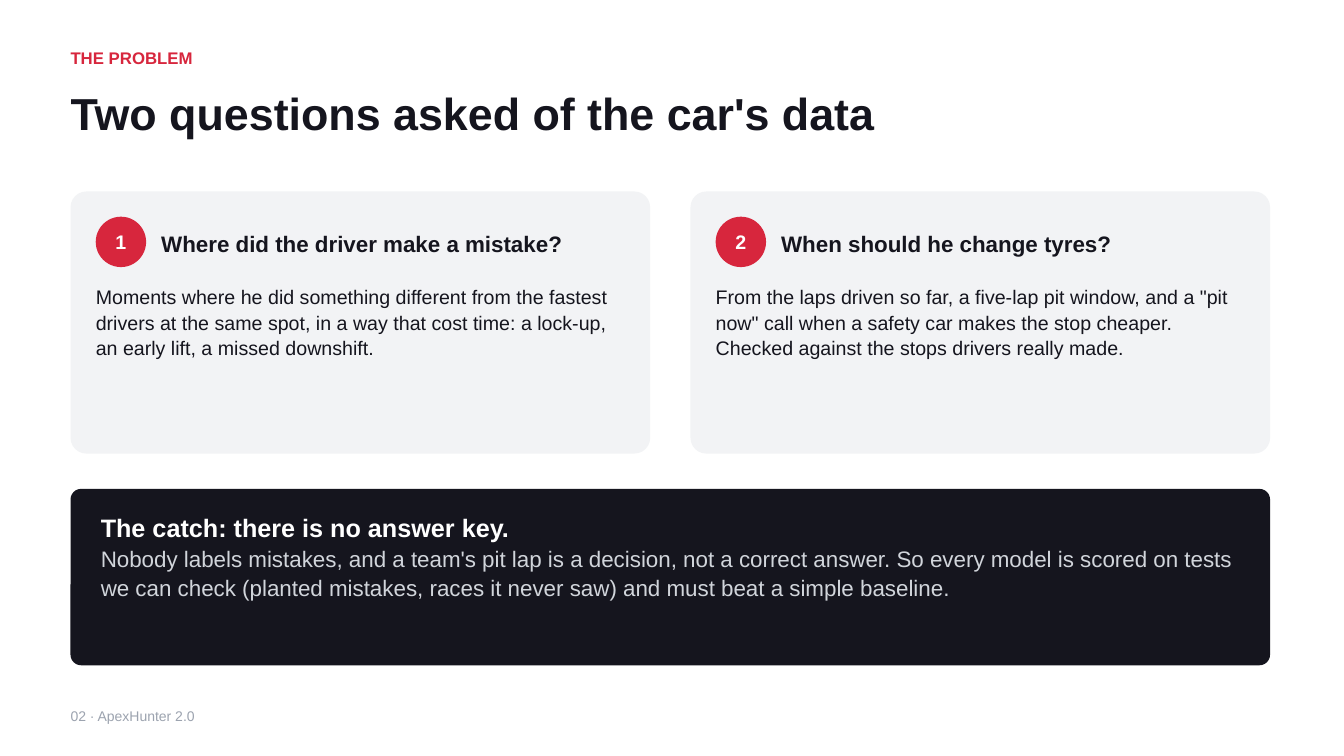
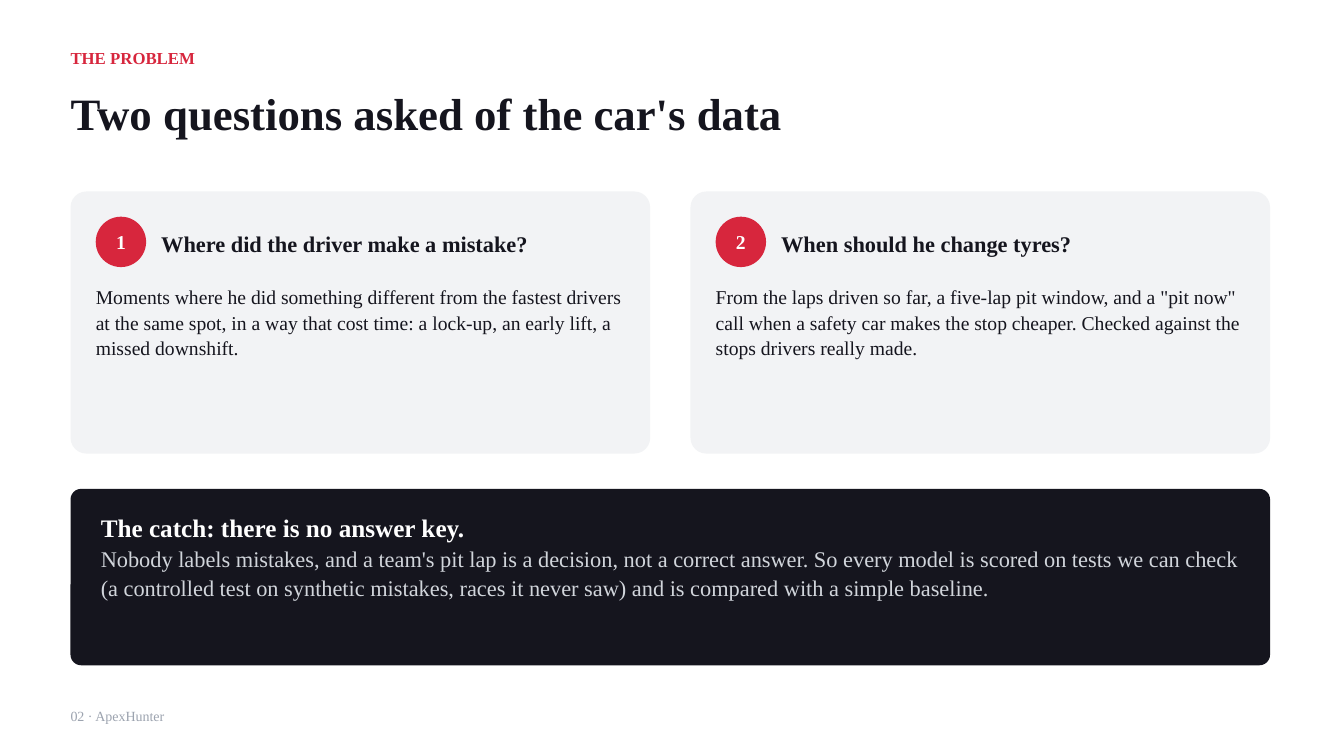
Before and after one commit to ParinShah2312/ApexHunter, a slide deck: slide 2 of docs/submission/ApexHunter_Presentation.pptx. Drawn at 1344x756 pixels with LibreOffice and Linux fonts; fonts in the diff are those of the drawing. Boxes give left, top, right and bottom in pixels: in the first picture for what was removed or moved away, otherwise in the second. Text is boxed around its words. In the diff, an @@ line names an element or a change of style, - is before the commit and + after.

```diff
--- a/docs/submission/ApexHunter_Presentation.pptx
+++ b/docs/submission/ApexHunter_Presentation.pptx
@@ font Arial to Times New Roman in 8 elements at (x1=71, y1=53, x2=195, y2=64), (x1=71, y1=98, x2=782, y2=140), (x1=96, y1=217, x2=146, y2=267), (x1=161, y1=236, x2=528, y2=253), (x1=96, y1=290, x2=621, y2=356), (x1=716, y1=217, x2=766, y2=267), (x1=781, y1=236, x2=1071, y2=257), (x1=716, y1=290, x2=1240, y2=360) @@
@@ text at (x1=101, y1=519, x2=464, y2=543): font Arial to Times New Roman in "The catch: there is no answer key." @@
@@ text at (x1=101, y1=551, x2=1237, y2=601): text changed; font Arial to Times New Roman @@
-Nobody labels mistakes, and a team's pit lap is a decision, not a correct answer. So every model is scored on tests we can check (planted mistakes, races it never saw) and must beat a simple baseline.
+Nobody labels mistakes, and a team's pit lap is a decision, not a correct answer. So every model is scored on tests we can check (a controlled test on synthetic mistakes, races it never saw) and is compared with a simple baseline.
@@ text at (x1=71, y1=712, x2=164, y2=724): text changed; font Arial to Times New Roman @@
-02 · ApexHunter 2.0
+02 · ApexHunter
```
Also in this commit, not shown: 20 other slides changed, 4 slides added, 2 slides removed, 44 other files.
